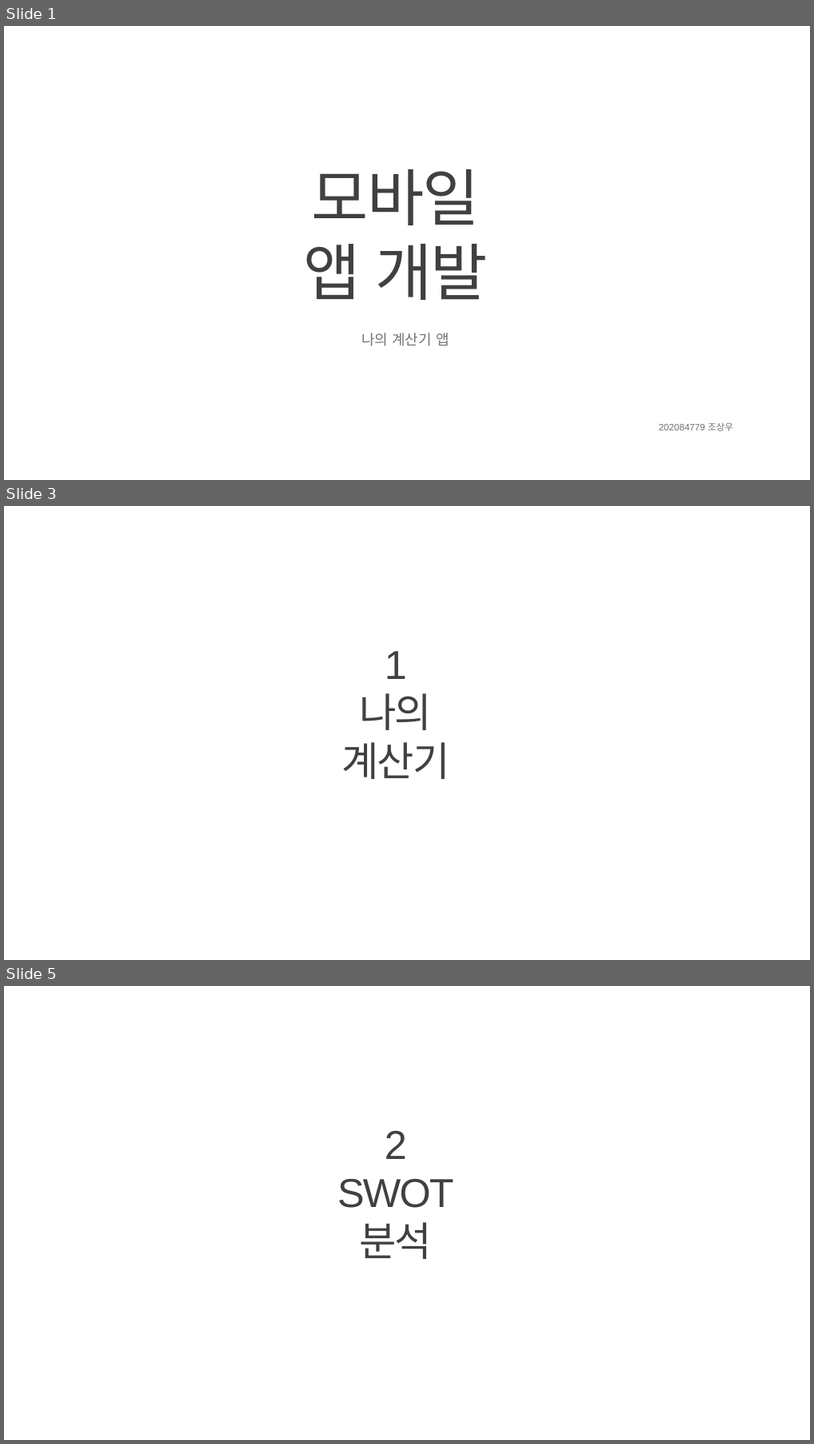
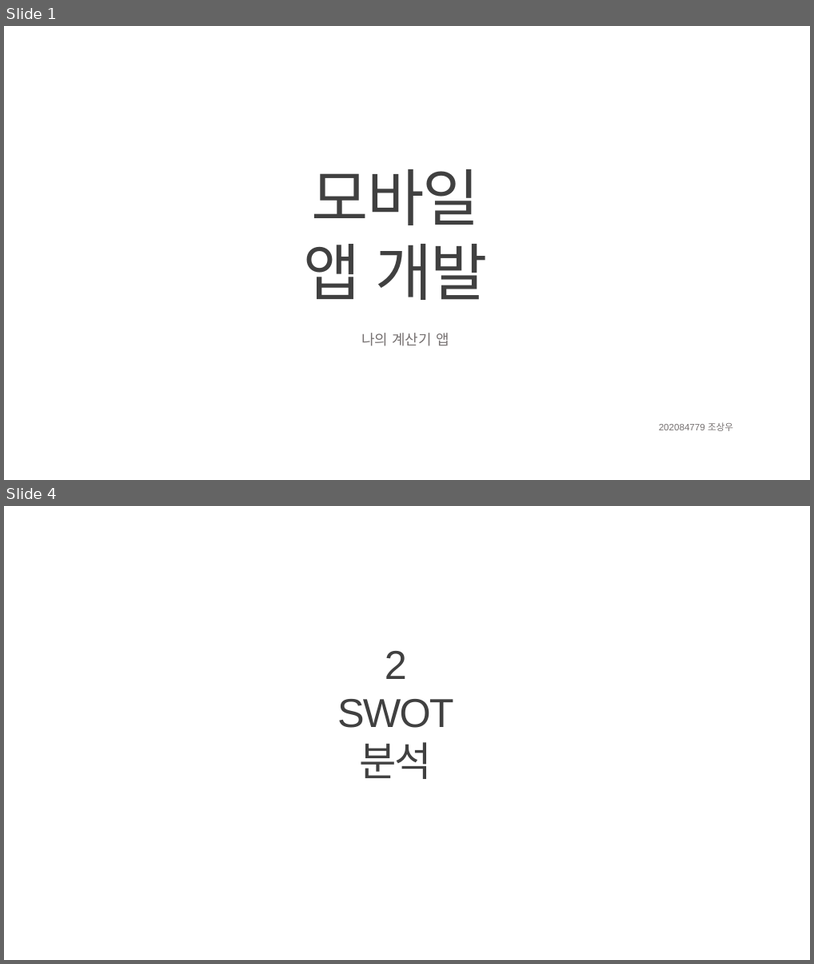
Before and after one commit to 20Sangwoo/-, a slide deck: MyCalc/202084779 조상우.pptx. Shown one above the other, each under a label of ours: slides 1, 3 and 5 before the commit, slides 1 and 4 after it; the slides between them are not shown. The pictures are 814x1444 and 814x964 pixels, drawn with LibreOffice and Linux fonts; fonts in the diff are those of the drawing; background and template pictures are left out. Boxes give left, top, right and bottom in pixels: in the first picture for what was removed or moved away, otherwise in the second. Text is boxed around its words. In the diff, an @@ line names an element or a change of style, - is before the commit and + after.

```diff
--- a/MyCalc/202084779 조상우.pptx
+++ b/MyCalc/202084779 조상우.pptx
@@ slide 3 removed at (4, 506, 810, 960), background picture (left out) @@
@@ text removed at (342, 651, 450, 779) @@
-1
-나의
-계산기
@@ what was slide 5 is now slide 4 @@
```
Also in this commit, not shown: 2 slides changed, 1 slide added.
